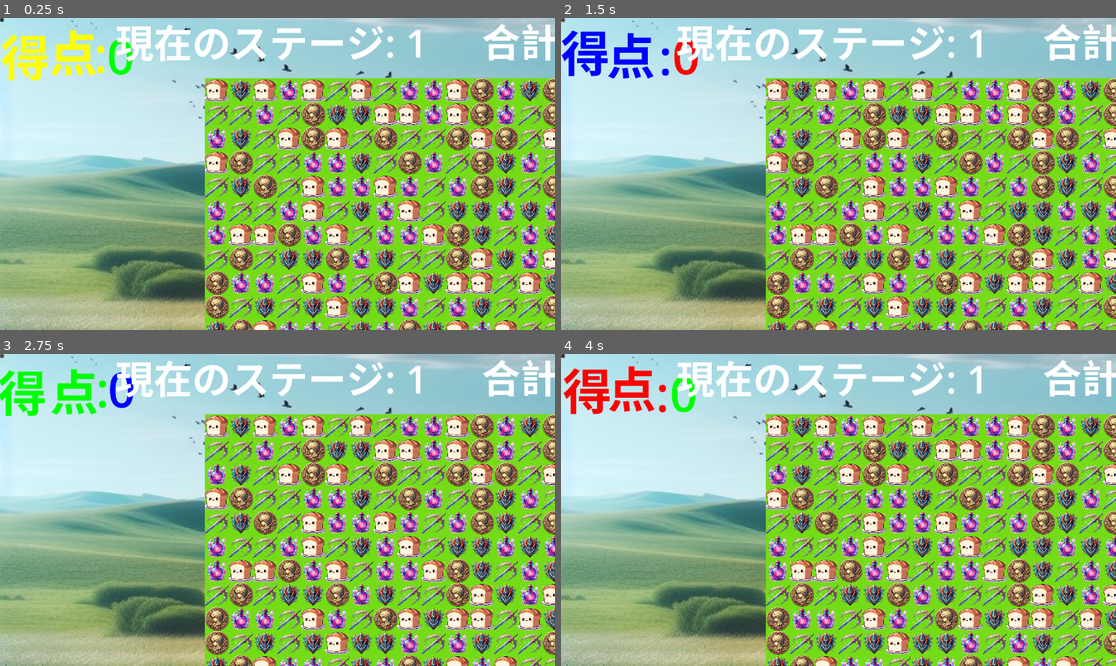
Above: before the commit, frames 1-4 (two rows, left to right).
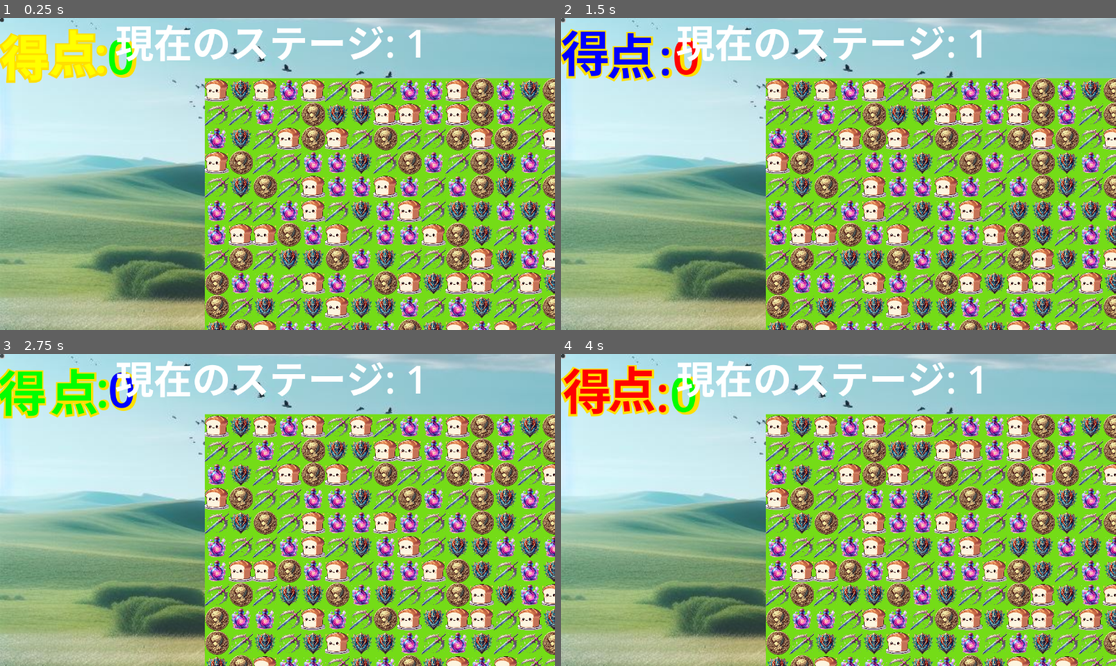
Above: after the commit, the same moments.

Repository: 2ufkpfb9daxnik/roguelikepuzzle
Game: Godot game, scene res://main_scene.tscn
Two runs of this game, one before a commit and one after it. Both use one fixed random seed, a clock stepped at 60 frames per second and the inputs below. This scene is started directly instead of the project's main scene.
Inputs (mouse positions are in pixels of both pictures, inside the frame that each line leads up to):
- Up to frame 1 (0.25 s): no input
- Up to frame 2 (1.5 s): click (561, 21) at 0.5 s; click (561, 21) at 1.25 s
- Up to frame 3 (2.75 s): click (0, 357) at 2 s
- Up to frame 4 (4 s): move the mouse to (960, 494) at 2.77 s; click (960, 494) at 2.92 s; move the mouse to (727, 525) at 3.52 s; click (727, 525) at 3.67 s

The runs differ from the first frame. In frame 1, 2.0% of the frame differs, in the area x 0-100%, y 1-21%; in frame 2, 2.0%; in frame 3, 2.0%; in frame 4, 2.0%.

Commit message:
fuchidori

Diff:
--- a/current_stage.tscn
+++ b/current_stage.tscn
@@ -16,16 +16,6 @@
 [node name="ScoreManager" type="Node2D" parent="."]
 script = ExtResource("2_0elqe")
 
-[node name="ScoreLabel" type="Label" parent="ScoreManager"]
-offset_left = 1000.0
-offset_top = -12.0
-offset_right = 11000.0
-offset_bottom = 4074.0
-scale = Vector2(0.8, 0.8)
-theme_override_font_sizes/font_size = 100
-text = "合計得点"
-autowrap_mode = 2
-
 [node name="RichTextLabel" type="RichTextLabel" parent="ScoreManager"]
 offset_right = 2000.0
 offset_bottom = 2000.0
@@ -40,6 +30,34 @@
 "
 tab_size = 10
 script = SubResource("GDScript_t23u5")
+
+[node name="RichTextLabel2" type="RichTextLabel" parent="ScoreManager"]
+z_index = -1
+offset_left = -5.0
+offset_top = 5.0
+offset_right = 1995.0
+offset_bottom = 2005.0
+mouse_filter = 2
+theme_override_font_sizes/bold_italics_font_size = 95
+theme_override_font_sizes/italics_font_size = 100
+theme_override_font_sizes/mono_font_size = 100
+theme_override_font_sizes/normal_font_size = 100
+theme_override_font_sizes/bold_font_size = 100
+bbcode_enabled = true
+text = "[tornado radius=5 freq=2]こんにちは[/tornado]
+"
+tab_size = 10
+script = SubResource("GDScript_t23u5")
+
+[node name="ColorRect" type="ColorRect" parent="ScoreManager"]
+z_index = -10
+offset_left = 4250.0
+offset_top = 1250.0
+offset_right = 5000.0
+offset_bottom = 2000.0
+scale = Vector2(10, 10)
+mouse_filter = 2
+color = Color(0.960784, 1, 0.0901961, 1)
 
 [node name="StageManager" type="Node2D" parent="."]
 script = ExtResource("3_tkwor")
--- a/score_manager.gd
+++ b/score_manager.gd
@@ -5,9 +5,11 @@
 var totalScore: int = 0
 var puzzleboardscript
 var label :RichTextLabel
+var label2 :RichTextLabel
 # Called when the node enters the scene tree for the first time.
 func _ready() -> void:
 	label = get_node("RichTextLabel")  # ScoreLabelの参照を取得
+	label2 = get_node("RichTextLabel2")
 	if label != null:
 		update_score_label()  # 初期スコア表示
 	else:
@@ -17,6 +19,7 @@
 func update_score_label() -> void:
 	if label != null:
 		label.text = "[rainbow freq=0.5 sat=2 val=20][tornado radius=5 freq=2]"+"得点:"+str(totalScore)+"[/tornado][/rainbow]"
+		label2.text = "[b][color=#FFDF00][tornado radius=5 freq=2]"+"得点:"+str(totalScore)+"[/tornado][/color][/b]"
 	else:
 		pass
 func lambda(x,y):
